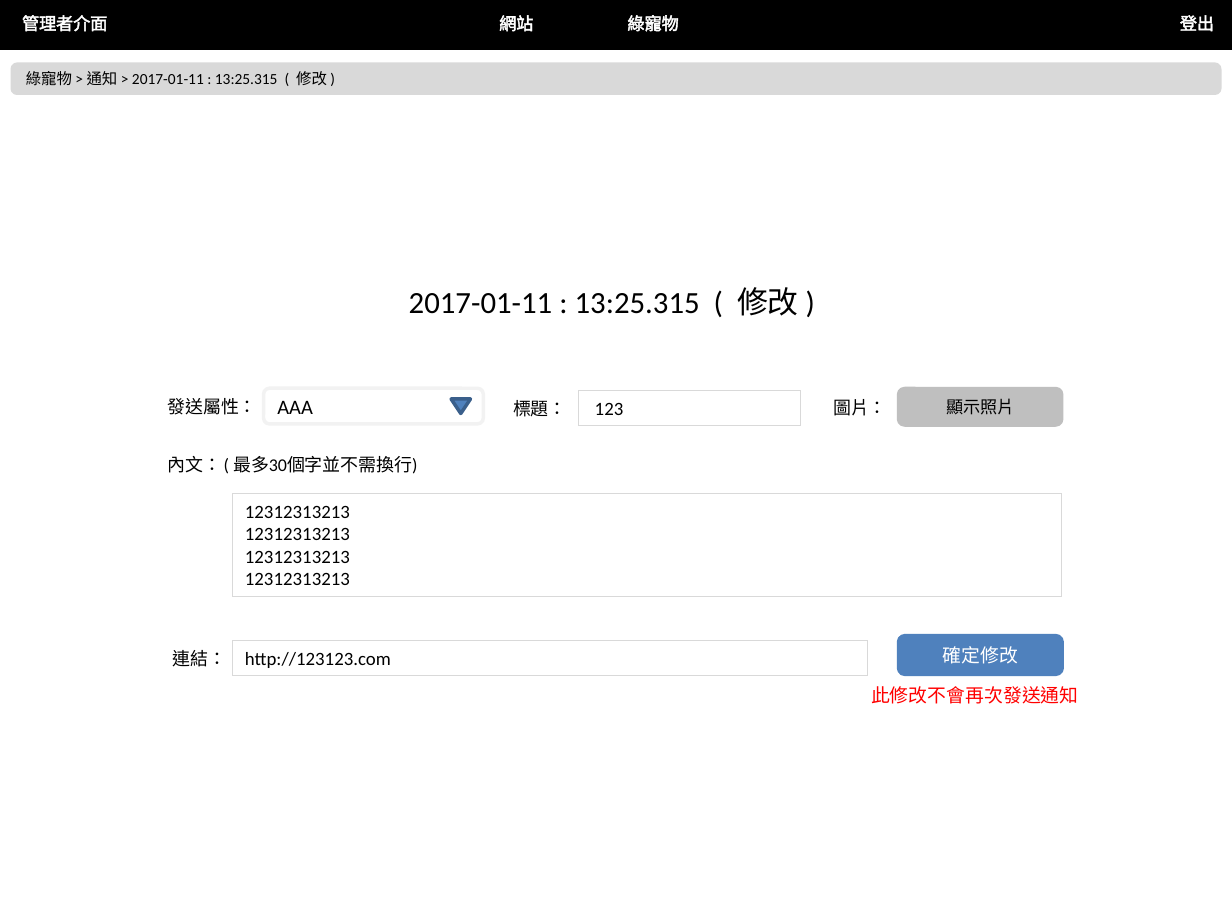
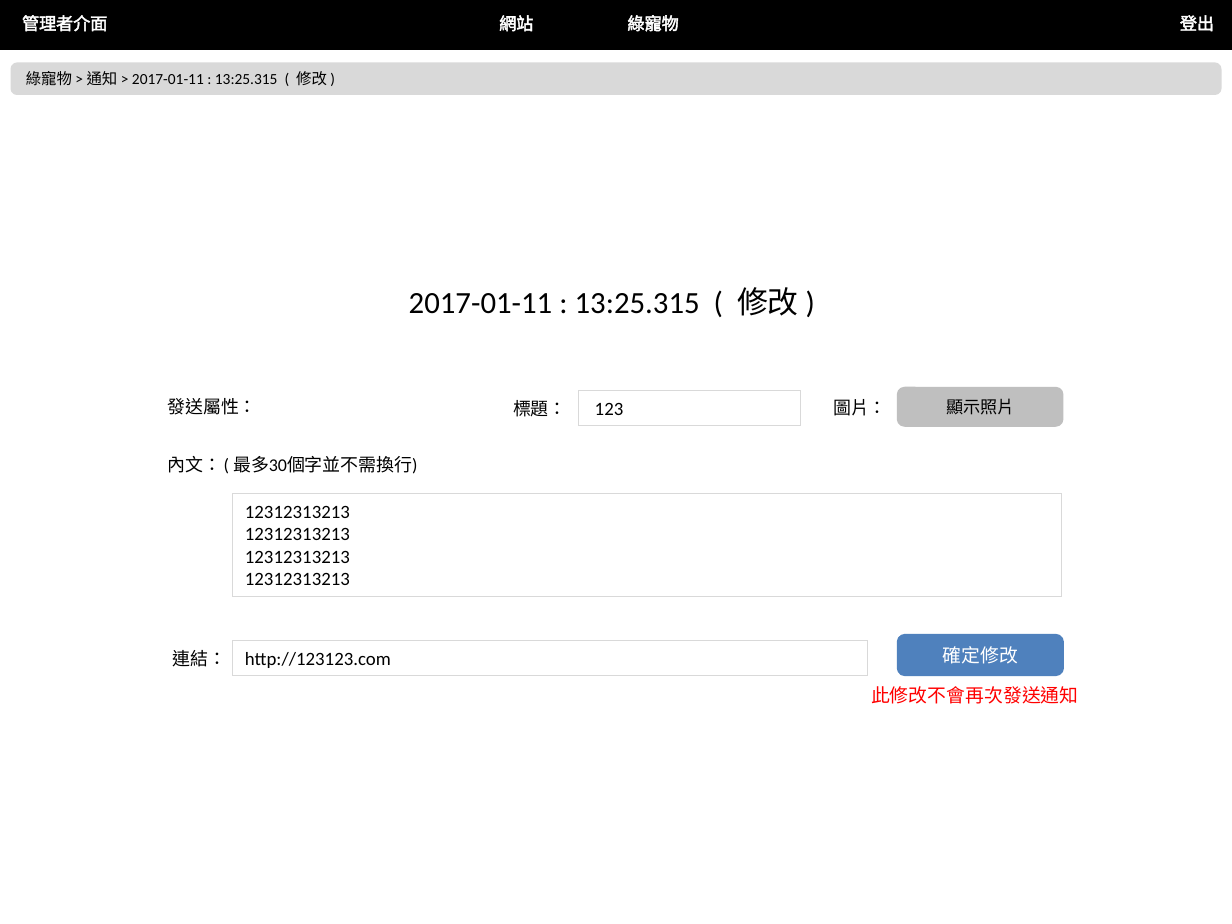
Before and after one commit to nexstar/XMind, a slide deck: slide 32 of 最終後台版型.pptx (slide 29 before the commit). Drawn at 1232x924 pixels with LibreOffice and Linux fonts; fonts in the diff are those of the drawing. Boxes give left, top, right and bottom in pixels: in the first picture for what was removed or moved away, otherwise in the second. Text is boxed around its words. In the diff, an @@ line names an element or a change of style, - is before the commit and + after.

```diff
--- a/最終後台版型.pptx
+++ b/最終後台版型.pptx
@@ rounded rectangle removed at bbox=[264, 388, 483, 424] @@
-AAA
@@ triangle removed at bbox=[451, 399, 471, 414] @@
```
Also in this commit, not shown: 4 slides added, 1 slide removed.
